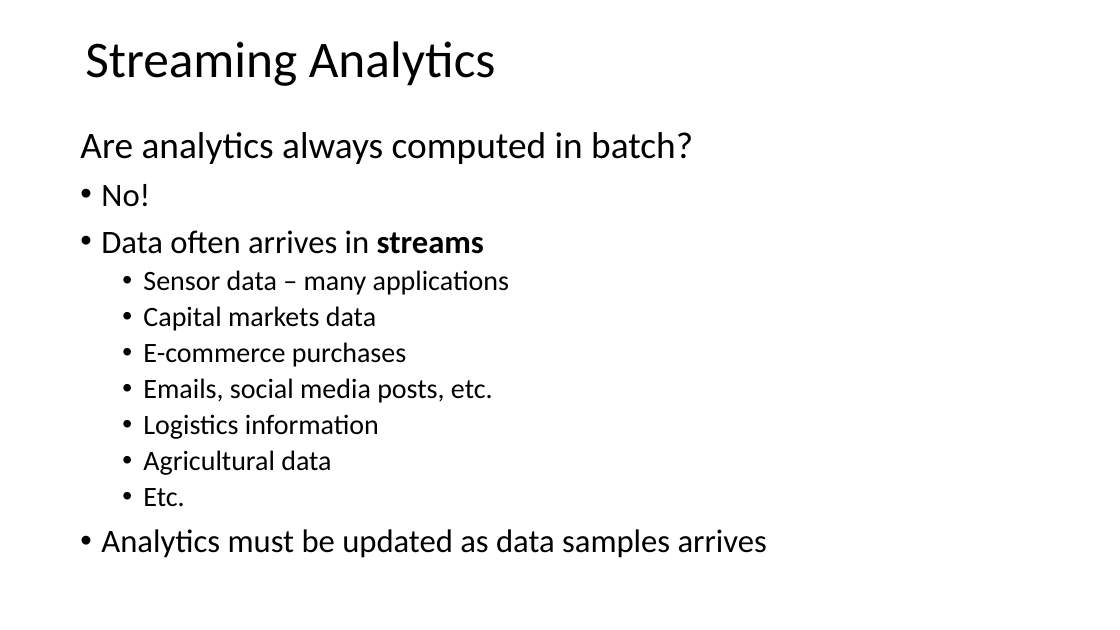
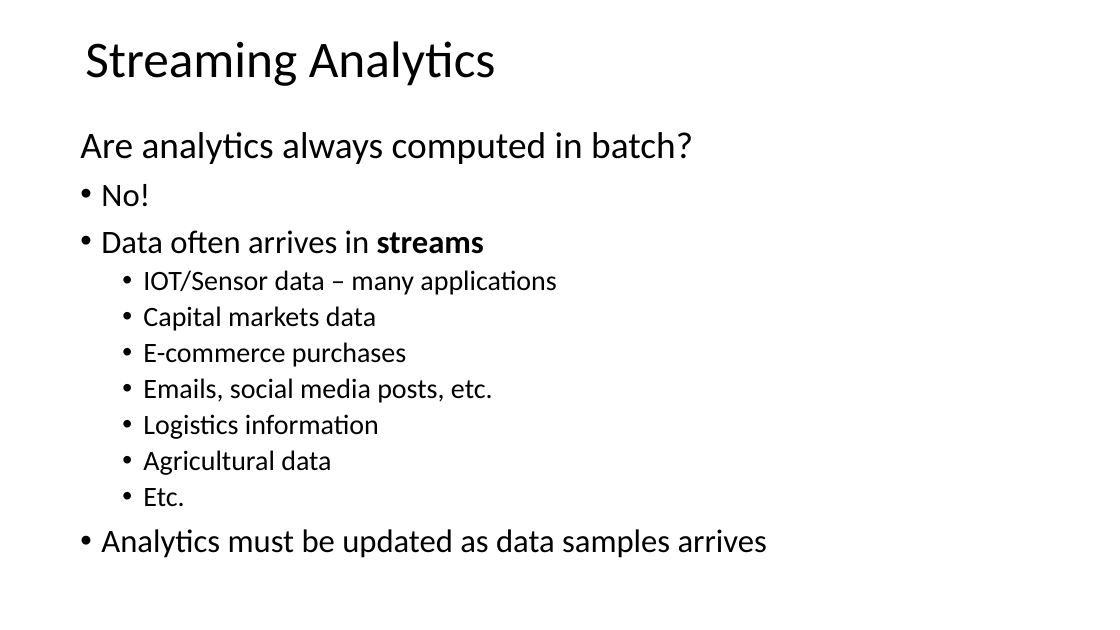
Before and after one commit to StephenElston/CSCI-E-108, a slide deck: slide 2 of slides/3_StreamingAnalytics.pptx. Drawn at 1120x630 pixels with LibreOffice and Linux fonts; fonts in the diff are those of the drawing. Boxes give left, top, right and bottom in pixels: in the first picture for what was removed or moved away, otherwise in the second. Text is boxed around its words. In the diff, an @@ line names an element or a change of style, - is before the commit and + after.

```diff
--- a/slides/3_StreamingAnalytics.pptx
+++ b/slides/3_StreamingAnalytics.pptx
@@ text at (143, 270, 556, 295): text changed @@
-  • Sensor data – many applications
+  • IOT/Sensor data – many applications
```
Also in this commit, not shown: 2 other slides changed, 1 slide added.
